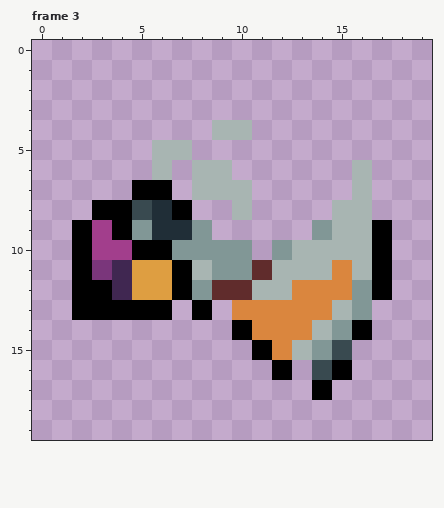
File history of a pixel-art file, lmao/beebo gun reload.aseprite. That is the earlier state.
20x20 pixels, 10 frames. Shown: frame 3. The commit also changed other frames, which this record leaves out.
The same view after the edit:
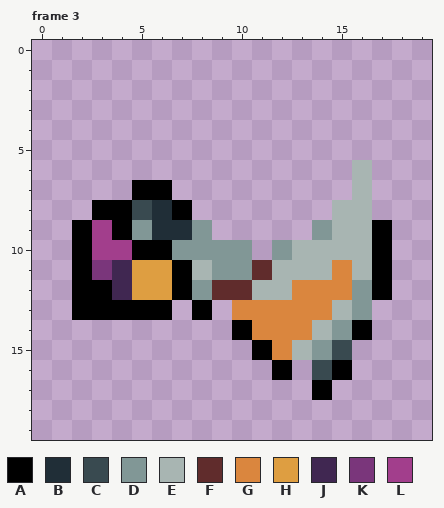
Palette (. is transparent): A #000000  B #202e37  C #394a50  D #819796  E #a8b5b2  F #602c2c  G #da863e  H #de9e41  J #402751  K #7a367b  L #a23e8c
From old to new:
Frame 3, layer "Layer 1":
y 4: x 9..10 EE -> ..
y 5: x 6..7 EE -> ..
y 6: x 6 E -> .; x 8..9 EE -> ..
y 7: x 8..10 EEE -> ...
y 8: x 10 E -> .
Boxes around the changes in both pictures, in picture pixels (x1, y1, x2, y2):
erased: (152, 120, 252, 220)
